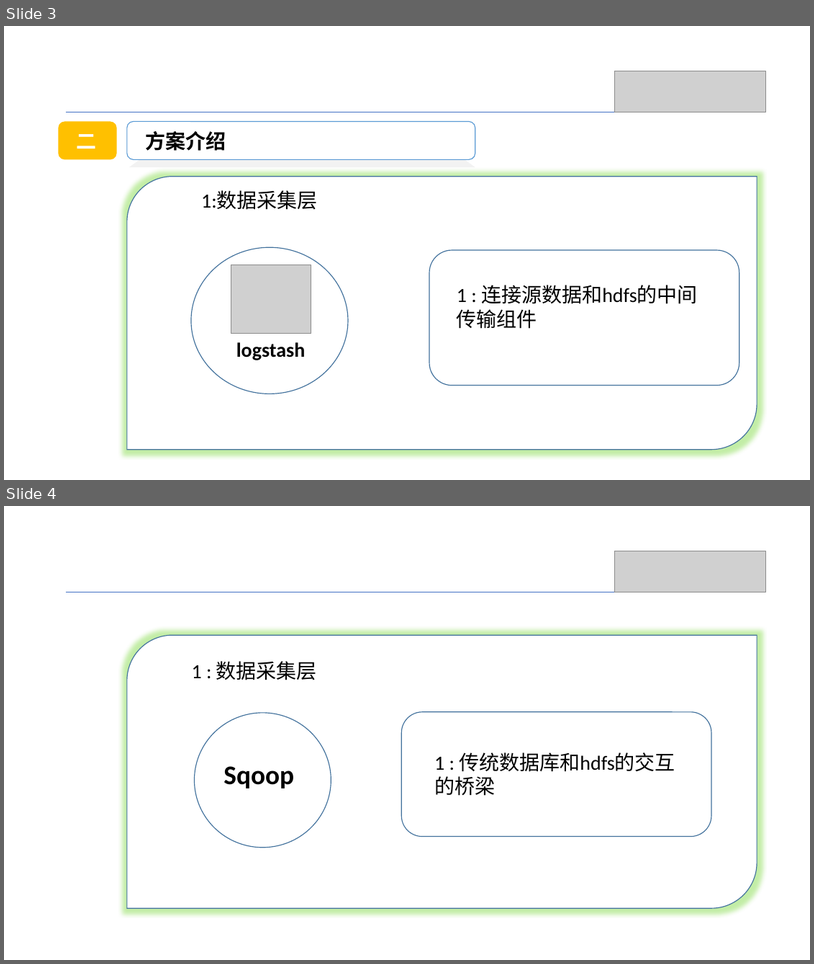
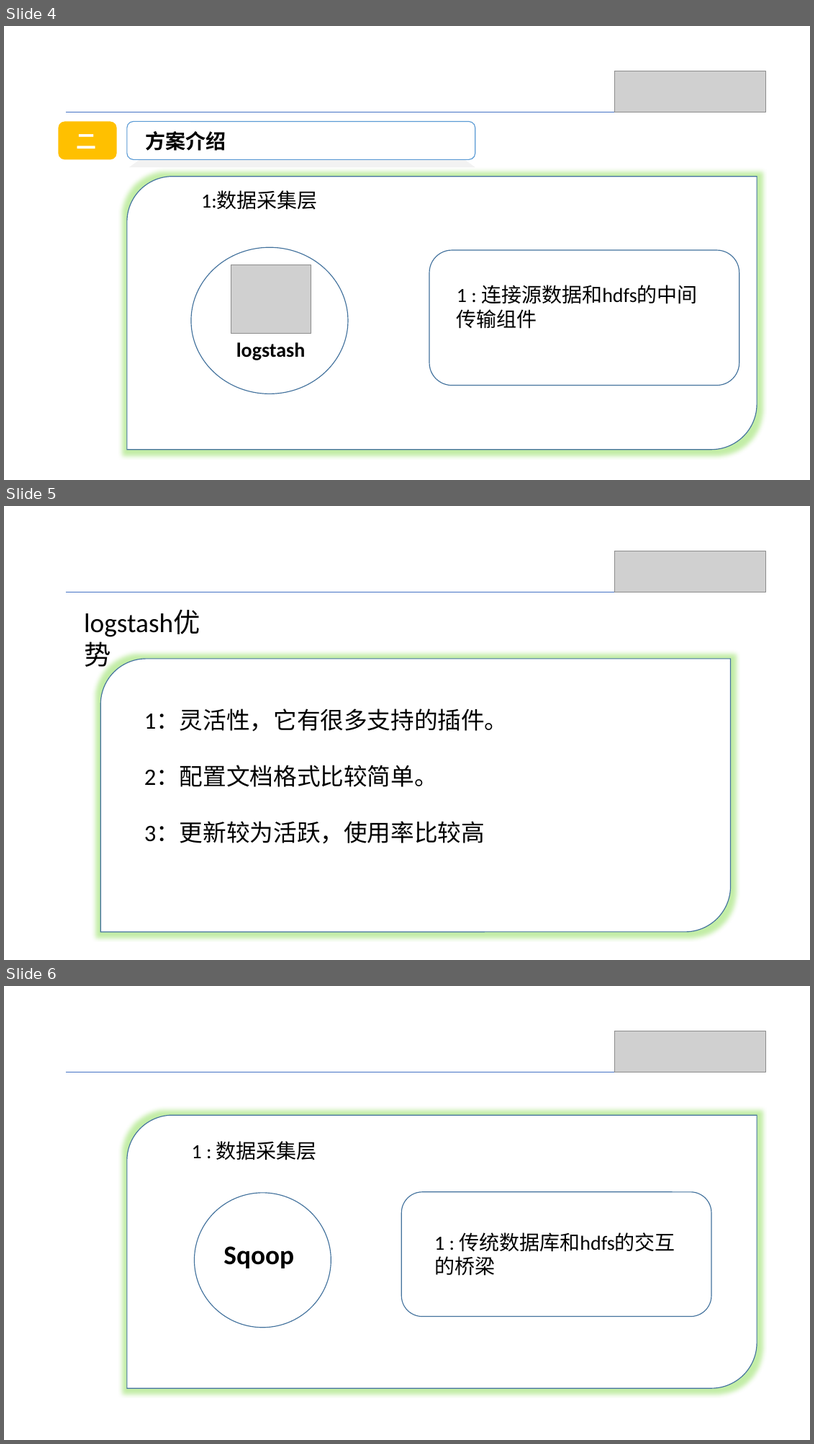
Before and after one commit to Shyekyo/event, a slide deck: src/resources/账务系统存储过程重构方案.pptx. Shown one above the other, each under a label of ours: slides 3 and 4 before the commit, slides 4, 5 and 6 after it. The pictures are 814x964 and 814x1444 pixels, drawn with LibreOffice and Linux fonts; fonts in the diff are those of the drawing; grey boxes stand for pictures. Boxes give left, top, right and bottom in pixels: in the first picture for what was removed or moved away, otherwise in the second. Text is boxed around its words. In the diff, an @@ line names an element or a change of style, - is before the commit and + after.

```diff
--- a/src/resources/账务系统存储过程重构方案.pptx
+++ b/src/resources/账务系统存储过程重构方案.pptx
@@ slide 5 added at [4, 506, 810, 960], background #FFFFFF @@
@@ picture added at [615, 551, 766, 592] @@
@@ line added from (66, 592) to (766, 592), #4472C4 0.5 pt @@
@@ text added at [78, 602, 234, 641], 32 pt, text #000000 @@
+logstash优势
@@ round diag rect added at [100, 659, 731, 932], fill #FFFFFF, outline #43739E 1 pt @@
@@ text added at [144, 709, 509, 844], 28 pt, text #000000 @@
+1：灵活性，它有很多支持的插件。
+2：配置文档格式比较简单。
+3：更新较为活跃，使用率比较高
@@ what was slide 3 is now slide 4 @@
@@ what was slide 4 is now slide 6 @@
```
Also in this commit, not shown: 3 slides changed, 13 other slides added, 11 other files.
